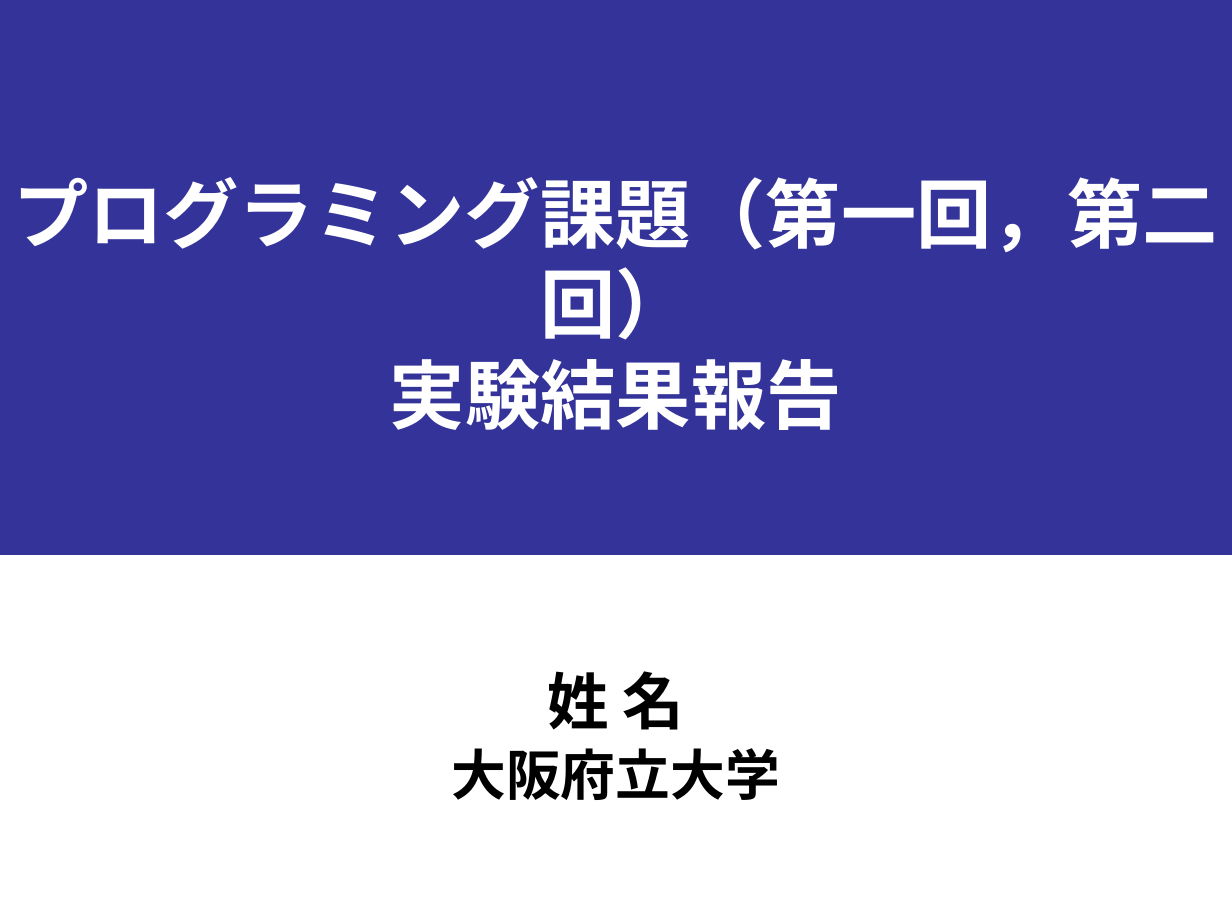
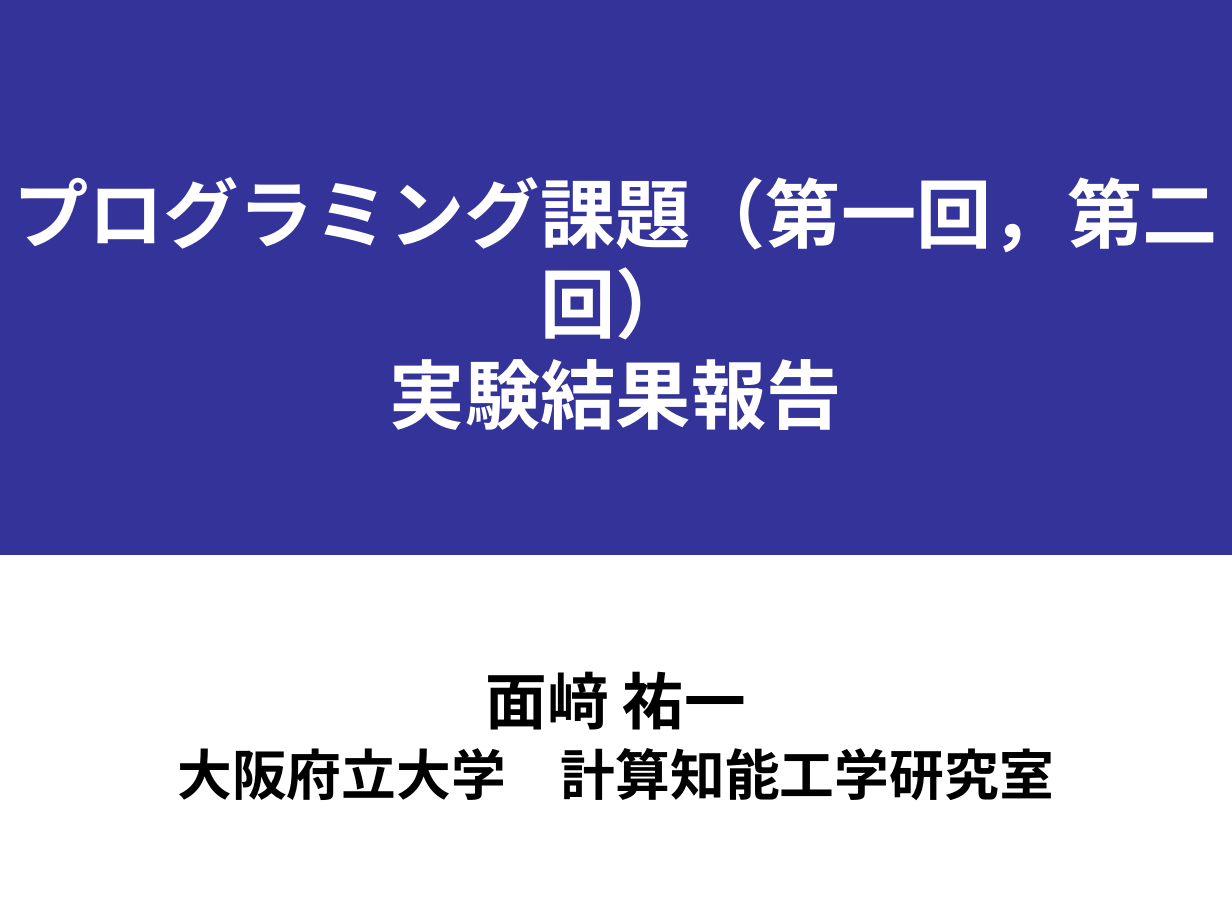
Before and after one commit to onikUone/slides, a slide deck: slide 1 of Junior_ex1.pptx. Drawn at 1232x924 pixels with LibreOffice and Linux fonts; fonts in the diff are those of the drawing. Boxes give left, top, right and bottom in pixels: in the first picture for what was removed or moved away, otherwise in the second. Text is boxed around its words. In the diff, an @@ line names an element or a change of style, - is before the commit and + after.

```diff
--- a/Junior_ex1.pptx
+++ b/Junior_ex1.pptx
@@ subtitle at (177,671,1054,800): text changed @@
-姓 名
-大阪府立大学
+面﨑 祐一
+大阪府立大学 計算知能工学研究室
```
Also in this commit, not shown: 8 other slides changed, 5 slides added, 5 slides removed, 12 other files.
